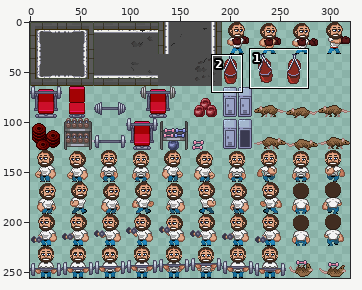
One commit to this sprite sheet: src/012.png. Above: a wide view before the commit, with the close-up outlined.
Close-up. As it was:
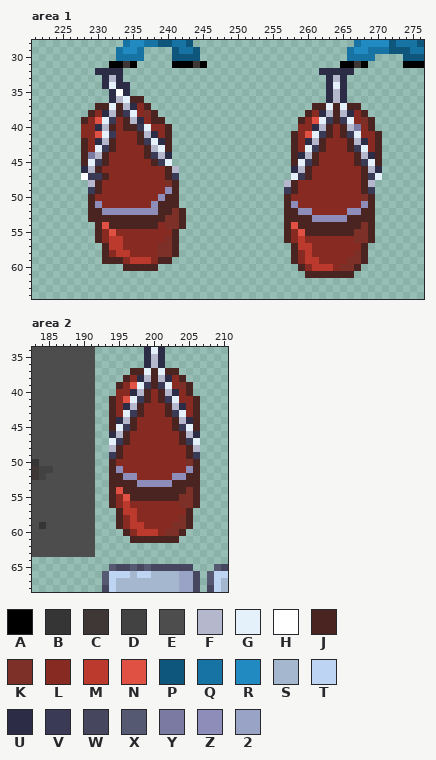
The file is 320x256 pixels. Colours within 5 levels of each other are drawn and written as one. Shown: area 1: x 221..276, y 28..64; area 2: x 183..210, y 34..68. The commit also changed other parts of the picture, which this record leaves out.
Palette (. is transparent): A #000000  B #353535  C #3e3736  D #424242  E #4d4d4d  F #b5b8cc  G #e5f1fa  H #ffffff  J #4a2421  K #7d3028  L #872a21  M #bb392d  N #e15143  P #0e567b  Q #1773a3  R #218bc1  S #a4b7ce  T #bdd4f2  U #2c2c46  V #3a3a57  W #46465e  X #565972  Y #7a7aa3  Z #8e8dba  2 #99a3c6
Once edited:
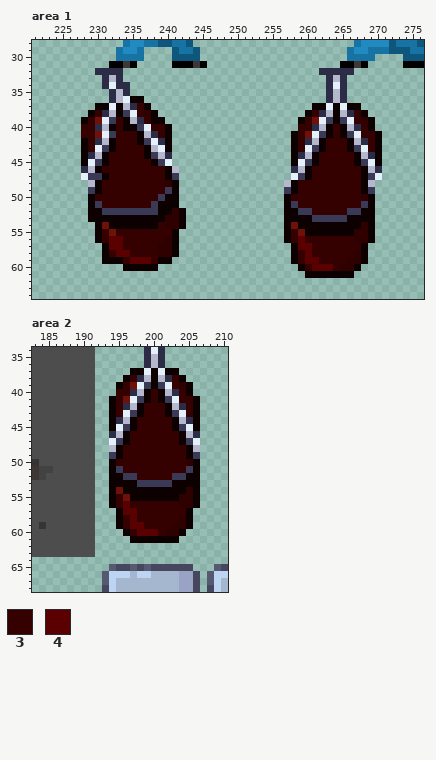
Colours new in this view: 3 #340000  4 #5b0000
What changed:
@@ palette @@
-J #4a2421
+J #0c0000
-K #7d3028
+K #2e0000
-N #e15143
+N #6f1108
--- area 1
@@ x 221..276 @@
 34 ..........UGUU............................UGU...........
-35 ...........UHU............................UFU...........
+35 ...........UFU............................UFU...........
 36 ...........UFGJJ..........................UFU...........
-37 .........JJGJFULJ.......................JJGJGJJ.........
-38 ........JLUFJVGLKJ.....................JLUFJFULJ........
-39 .......JLNGVLJFULJJ...................JLNGVJVGLKJ.......
-40 .......LLUFJLJJVGLLJ..................LLUFJLJFYLJ.......
-41 .......LLNGVLLLJFULJ.................JLNGVJLJVGLLJ......
-42 .......JLUFJLLLJVGUJ.................JLUFJLLLJFULJ......
-43 .......JLGVJLLLLJFGJ.................JLGVJLLLJVGLJ......
-44 .......JYFJLLLLLJVFU.................JUFJLLLLLJFUJ......
-45 .......JGVJLLLLLLJVG.................JGVJLLLLLJVGJ......
-46 .......UFJLLLLLLLLLJF................UFJLLLLLLLJFU......
-47 .......HVVJLLLLLLLLJV................GVJLLLLLLLJVG......
-48 ........FJLLLLLLLLLKJ...............FJLLLLLLLLLJF.......
-49 ........VJLLLLLLLLLZJ...............VJLLLLLLLLLJV.......
-50 ........JLLLLLLLLLZJJ...............JLLLLLLLLLLKJ.......
-51 ........JZLLLLLLLZJJJ...............JZLLLLLLLLLZJ.......
-52 ........JJZZZZZZZZJJKJ..............JJZZLLLLLZZJJ.......
-53 ........JJJJJJJJJJJKKJ..............JJJJZZZZZJJJJ.......
-54 .........JNJJJJJJJLKKJ..............JNJJJJJJJJJKJ.......
-55 .........JLNLLLLLLLLJ...............JLNJJJJJJJKKJ.......
-56 .........JLMMLLLLLLKJ...............JLMLLLLLLLKKJ.......
-57 ..........JMMLLLLLKKJ................JMMLLLLLLLJ........
-58 ..........JLMMLLLLKKJ................JLMLLLLLLKJ........
-59 ..........JJJLMMMLJJ.................JLMMLLLLKKJ........
-60 .............JJJJJ....................JLMMMLKKJ.........
+37 .........JJGJFU3J.......................JJGJGJJ.........
+38 ........J3UFJVG3KJ.....................J3UFJFU3J........
+39 .......J3NGV3JFU3JJ...................J3NGVJVG3KJ.......
+40 .......33UFJ3JJVG33J..................33UFJ3JFU3J.......
+41 .......33NGV333JFU3J.................J3NGVJ3JVG33J......
+42 .......J3UFJ333JVGUJ.................J3UFJ333JFU3J......
+43 .......J3GVJ3333JFGJ.................J3GVJ333JVG3J......
+44 .......JUFJ33333JVFU.................JUFJ33333JFUJ......
+45 .......JGVJ333333JVG.................JGVJ33333JVGJ......
+46 .......UFJ333333333JF................UFJ3333333JFU......
+47 .......GVVJ33333333JV................GVJ3333333JVG......
+48 ........FJ333333333KJ...............FJ333333333JF.......
+49 ........VJ333333333VJ...............VJ333333333JV.......
+50 ........J333333333VJJ...............J3333333333KJ.......
+51 ........JV3333333VJJJ...............JV333333333VJ.......
+52 ........JJVVVVVVVVJJKJ..............JJVV33333VVJJ.......
+53 ........JJJJJJJJJJJKKJ..............JJJJVVVVVJJJJ.......
+54 .........JNJJJJJJJ3KKJ..............JNJJJJJJJJJKJ.......
+55 .........J3N33333333J...............J3NJJJJJJJKKJ.......
+56 .........J344333333KJ...............J343333333KKJ.......
+57 ..........J4433333KKJ................J443333333J........
+58 ..........J3443333KKJ................J34333333KJ........
+59 ..........JJJ34443JJ.................J3443333KKJ........
+60 .............JJJJJ....................J34443KKJ.........
 61 .......................................JJJJJJJ..........
--- area 2
@@ x 193..207 @@
 37 ....JJGJGJJ....
-38 ...JLUFJFULJ...
-39 ..JLNGVJVGLKJ..
-40 ..LLUFJLJFULJ..
-41 .JLNGVJLJVGLLJ.
-42 .JLUFJLLLJFULJ.
-43 .JLGVJLLLJVGLJ.
-44 .JUFJLLLLLJFUJ.
-45 .JGVJLLLLLJVGJ.
-46 .UFJLLLLLLLJFU.
-47 .GVJLLLLLLLJVG.
-48 .FJLLLLLLLLLJF.
-49 .VJLLLLLLLLLJV.
-50 .JLLLLLLLLLLKJ.
-51 .JZLLLLLLLLLZJ.
-52 .JJZZLLLLLZZJJ.
-53 .JJJJZZZZZJJJJ.
+38 ...J3UFJFU3J...
+39 ..J3NGVJVG3KJ..
+40 ..33UFJ3JFU3J..
+41 .J3NGVJ3JVG33J.
+42 .J3UFJ333JFU3J.
+43 .J3GVJ333JVG3J.
+44 .JUFJ33333JFUJ.
+45 .JGVJ33333JVGJ.
+46 .UFJ3333333JFU.
+47 .GVJ3333333JVG.
+48 .FJ333333333JF.
+49 .VJ333333333JV.
+50 .J3333333333KJ.
+51 .JV333333333VJ.
+52 .JJVV33333VVJJ.
+53 .JJJJVVVVVJJJJ.
 54 .JNJJJJJJJJJKJ.
-55 .JLNJJJJJJJKKJ.
-56 .JLMLLLLLLLKKJ.
-57 ..JMMLLLLLLLJ..
-58 ..JLMLLLLLLKJ..
-59 ..JLMMLLLLKKJ..
-60 ...JLMMMLKKJ...
+55 .J3NJJJJJJJKKJ.
+56 .J343333333KKJ.
+57 ..J443333333J..
+58 ..J34333333KJ..
+59 ..J3443333KKJ..
+60 ...J34443KKJ...
 61 ....JJJJJJJ....
